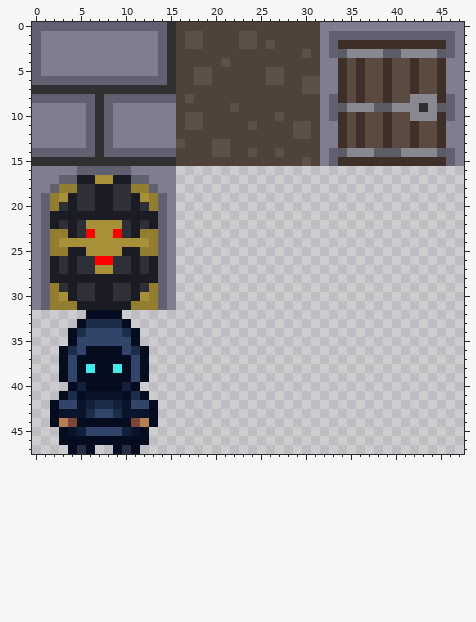
A pixel-art sprite gets an edit: src/main/resources/dungeon-tiles-3.png. The picture above was drawn from the file before the commit.
The file is 48x48 pixels. Colours within 5 levels of each other are drawn and written as one.
After the commit:
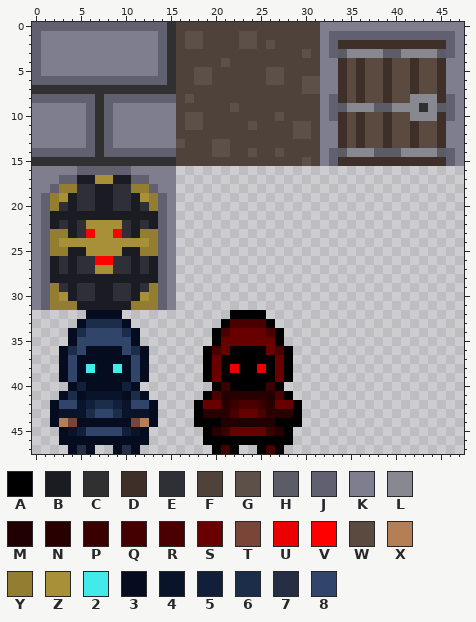
Palette (. is transparent): A #000000  B #1b1b24  C #303030  D #3e2f28  E #2f2f38  F #4e423a  G #5d5048  H #5c5c66  J #606070  K #7e7e8f  L #888890  M #200000  N #290000  P #3a0000  Q #440000  R #4a0000  S #690000  T #7a4536  U #eb0000  V #ff0000  W #5a4a3f  X #b67e55  Y #927d31  Z #a89038  2 #42ebe9  3 #050c20  4 #091329  5 #111f3a  6 #1c2d4a  7 #262e44  8 #314469
Edits made:
@@ x 16..31 @@
 31 ................
-32 ................
-33 ................
-34 ................
-35 ................
-36 ................
-37 ................
-38 ................
-39 ................
-40 ................
-41 ................
-42 ................
-43 ................
-44 ................
-45 ................
-46 ................
-47 ................
+32 ......AAAA......
+33 .....ARRRRA.....
+34 ....ARSSSSRA....
+35 ....ASSSSSSA....
+36 ...ARSAAAASRA...
+37 ...ASAAAAAASA...
+38 ...ASAUAAUASA...
+39 ...ASAAAAAASA...
+40 ....APAAAAPA....
+41 ...ARMNNNNMRA...
+42 ..ASSNPRRPNSSA..
+43 ..ANNNRSSRNNNA..
+44 ..AAAMMMMMMAAA..
+45 ...ANPSSSSPNA...
+46 ...AAAAAAAAAA...
+47 ....AQA..AQA....
Boxes around the changes in both pictures, in picture pixels (x1, y1, x2, y2):
added: (194, 310, 302, 454)
